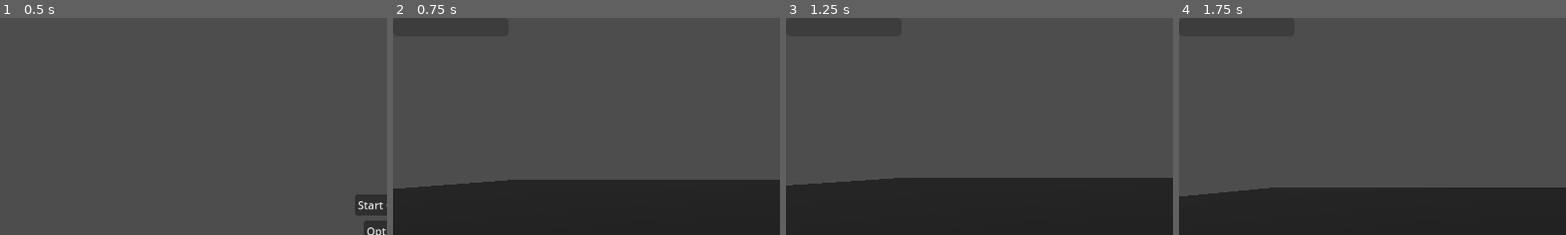
Above: before the commit, frames 1-4 (left to right).
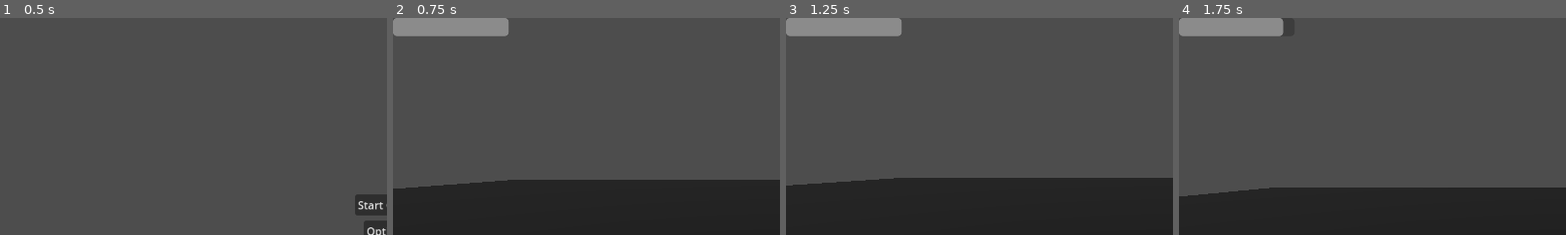
Above: after the commit, the same moments.

Repository: MikaelVV/Allmighty
Game: Godot game, scene res://Scenes/MainMenu.tscn
Two runs of this game, one before a commit and one after it. Both use one fixed random seed, a clock stepped at 60 frames per second and the inputs below.
Inputs (mouse positions are % of the whole screen's width and height, from its top left):
- Up to frame 1 (0.5 s): no input
- Up to frame 2 (0.75 s): click "Start Game" at 0.5 s
- Up to frame 3 (1.25 s): no input
- Up to frame 4 (1.75 s): tap Enter (ui_accept) at 1.25, 1.35, 1.52 s; move the mouse to (72, 45) at 1.27 s; hold D (move_right) from 1.28 s (still down); click (72, 45) at 1.42 s
The pictures show only the part of the screen within x 0-50%, y 0-50%; the shares and areas given below are measured in that part.

Frame 1 is identical in both runs. In frame 2, 2.5% of the frame differs, in the area x 0-30%, y 0-9%; in frame 3, 2.5%; in frame 4, 2.3%.

Commit message:
Healthbar toimii

Diff:
--- a/Scenes/player.tscn
+++ b/Scenes/player.tscn
@@ -18,6 +18,7 @@
 [node name="HealthBar" type="ProgressBar" parent="Pivot/Camera3D"]
 offset_right = 172.0
 offset_bottom = 27.0
+step = 1.0
 show_percentage = false
 
 [node name="MeshInstance3D" type="MeshInstance3D" parent="."]
--- a/Scripts/PlayerController.gd
+++ b/Scripts/PlayerController.gd
@@ -17,6 +17,10 @@
 # Haetaan painovoima projekti asetuksista.
 var gravity = ProjectSettings.get_setting("physics/3d/default_gravity")
 
+func _ready() -> void:
+	HealthBar.max_value = max_health
+	_set_heatlhbar()
+
 # Function "kuuntelee" kaikkia inputteja, joka tässä tapauksessa on hiiri.
 # ja määrittelee hiiren liikkuvuuden kameran kanssa.
 func _unhandled_input(event: InputEvent) -> void:
@@ -30,13 +34,14 @@
 			camera.rotate_x(-event.relative.y * 0.01)
 			camera.rotation.x = clamp(camera.rotation.x, deg_to_rad(-90), deg_to_rad(90)) # Tässä limitoidaan pelaajan kameran rotaatiota, että pelaaja ei voi katsoa 360 astetta ympäri.
 
-func _physics_process(delta):
+func _physics_process(delta) -> void:
 	# Määritellään pelaajan painovoima.
 	if not is_on_floor():
 		velocity.y -= gravity * delta
 
 	if Input.is_action_just_pressed("ui_accept") and is_on_floor():
 		velocity.y = JUMP_VELOCITY
+		damage()
 
 	# Määritellään pelaajan suunta inputit. Näitä voi lisäillä, kun menee Project -> Project Settings ja Input Map.
 	var input_dir = Input.get_vector("move_left", "move_right", "move_forward", "move_back")
@@ -51,9 +56,10 @@
 	move_and_slide()
 
 #Määritellään pelaajan ottama damagen määrä.
-func damage(amount) -> void:
-	amount == 10
+func damage() -> void:
+	var amount = 10
 	_set_health(health - amount)
+	_set_heatlhbar()
 
 #Nimensä mukainen funktio. Tässä toteutetaan kaikki logiikka, jolla pelaaja tuhotaan.
 func kill_player():
@@ -64,8 +70,10 @@
 func _set_health(value):
 	var prev_health = health
 	health = clamp(value, 0, max_health)
-	HealthBar.value == health
 	if health != prev_health:
 		emit_signal("health_updated", health)
 		if health == 0:
 			kill_player()
+
+func _set_heatlhbar() -> void:
+	HealthBar.value = health
